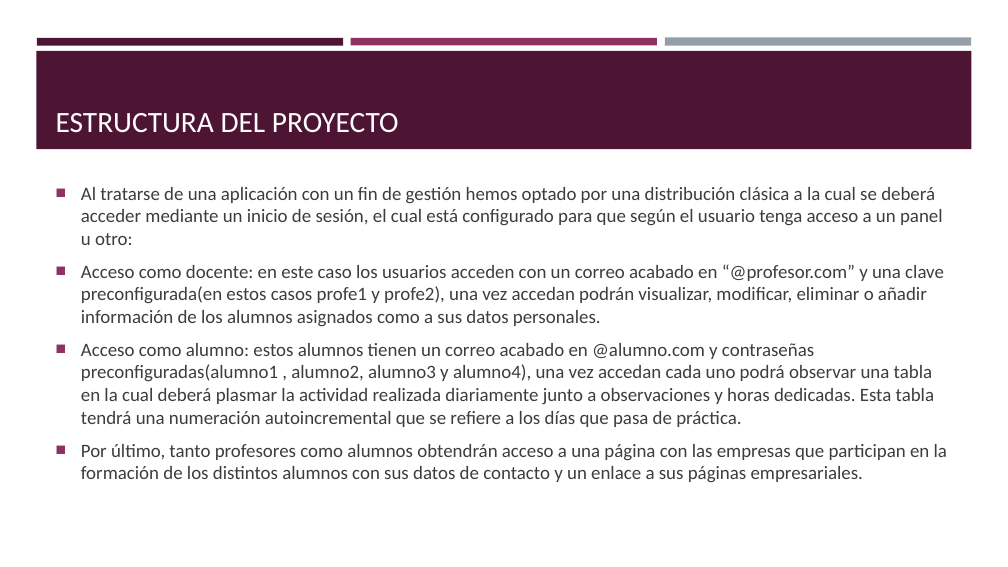
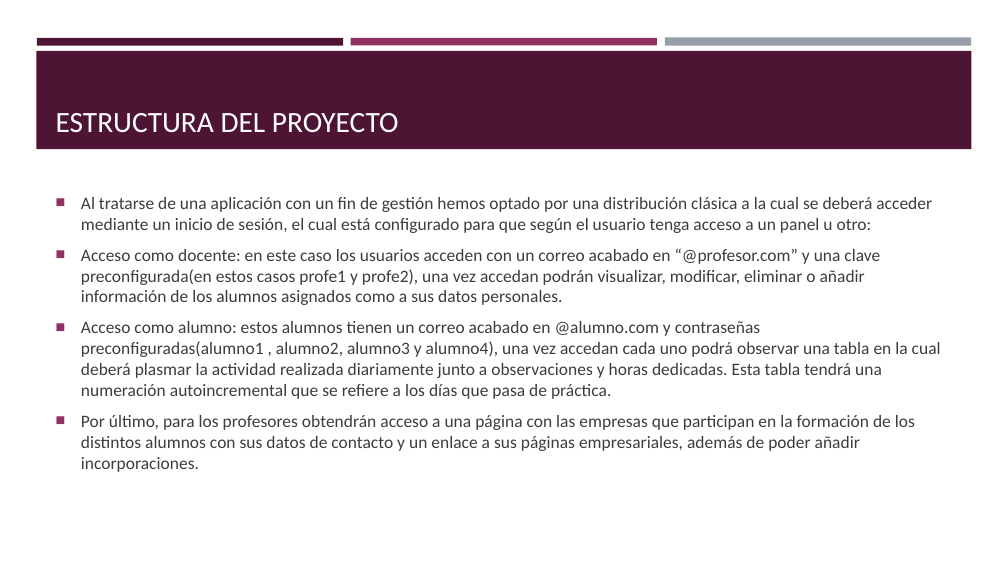
Before and after one commit to Chicago-Melimpio/alumnosProfes, a slide deck: slide 4 of Equipo 4+1.pptx. Drawn at 1008x567 pixels with LibreOffice and Linux fonts; fonts in the diff are those of the drawing. Boxes give left, top, right and bottom in pixels: in the first picture for what was removed or moved away, otherwise in the second. Text is boxed around its words. In the diff, an @@ line names an element or a change of style, - is before the commit and + after.

```diff
--- a/Equipo 4+1.pptx
+++ b/Equipo 4+1.pptx
@@ text at bbox=[81, 197, 941, 399]: size 18 to 16.6 pt in "Al tratarse de una aplicación con un ...", "Acceso como docente: en este caso los ...", "Acceso como alumno: estos alumnos tienen un ..." @@
@@ text at bbox=[81, 415, 915, 472]: text changed; size 18 to 16.6 pt @@
-■ Por último, tanto profesores como alumnos obtendrán acceso a una página con las empresas que participan en la formación de los distintos alumnos con sus datos de contacto y un enlace a sus páginas empresariales.
+■ Por último, para los profesores obtendrán acceso a una página con las empresas que participan en la formación de los distintos alumnos con sus datos de contacto y un enlace a sus páginas empresariales, además de poder añadir incorporaciones.
```
Also in this commit, not shown: 1 other slide changed, 1 other file.
